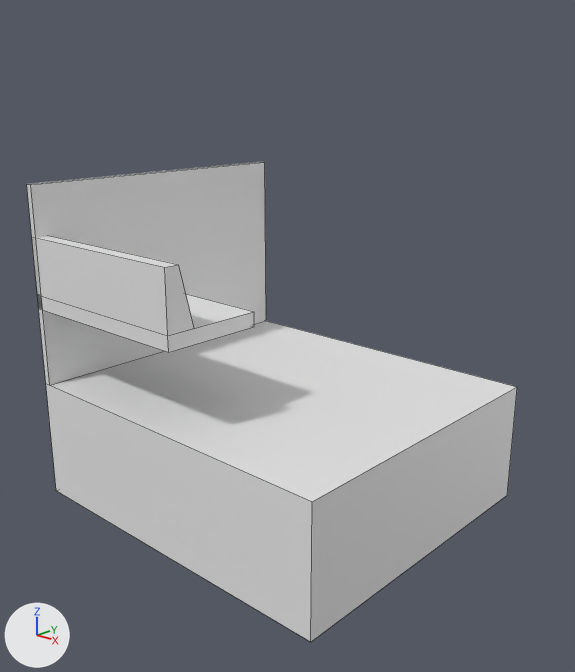
The Blender file Yumekamome/Structure/Blender/運転台.blend, before and after one commit.
Both versions are drawn from a 50 mm camera at (3.61, -2.76, 2.87) aimed at (0.1, 1.06, 1.24). The lights are fixed; the arrows at lower left show +X, +Y and +Z. Mesh edges are drawn as thin lines.

Names of what the first picture shows: '床面高さ', '床面高さ.001', '運転台', '運転台.002'.
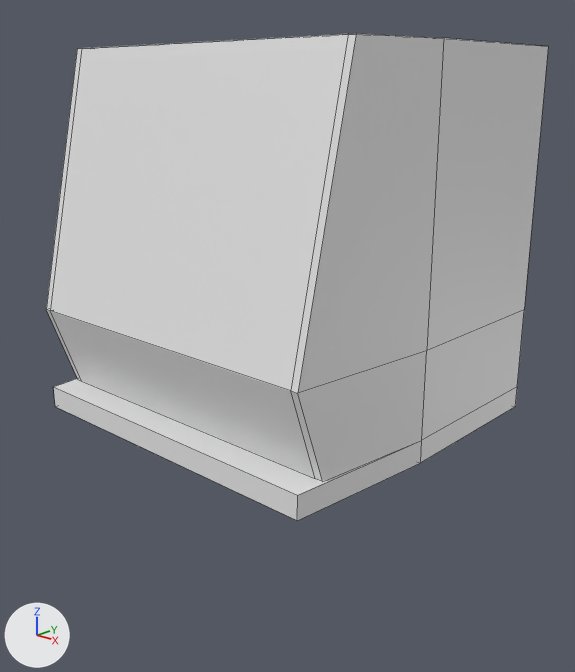
What changed in the scene script:
```text
Change me_立方体_001:
    used by ob_床面高さ; location = (0.0, 0.0, 0.0); scale = (1.25, 1.0, 1.0)
    remove me_立方体_001.from_pydata(...)  # 8 vertices, 6 faces; spans x -1.0..1.0, y 0.0..2.2, z 0.0..0.85
    add me_立方体_001.from_pydata(...)  # 12 vertices, 10 faces; spans x -1.0..1.0, y -1.07..1.13, z -0.08..0.07
    me_立方体_001 part 1: the whole mesh is rebuilt
Change me_立方体_002:
    remove me_立方体_002.from_pydata(...)  # 8 vertices, 6 faces; spans x -0.7..0.7, y -0.5..0.2, z -0.05..0.05
    add me_立方体_002.from_pydata(...)  # 10 vertices, 7 faces; spans x -0.65..0.55, y -0.5..0.1, z -0.05..0.05
    me_立方体_002 part 2: the whole mesh is rebuilt
    add me_立方体_002.materials.append(mat_運転台)  # blue #525dc1
Change me_立方体_003:
    used by ob_床面高さ_001; location = (0.0, 0.0, 0.85); scale = (1.25, 1.0, 1.0)
    remove me_立方体_003.from_pydata(...)  # 8 vertices, 6 faces; spans x -1.0..-0.96, y 0.0..2.2, z 0.0..1.4
    add me_立方体_003.from_pydata(...)  # 18 vertices, 16 faces; spans x -0.05..0.07, y -0.77..0.33, z -0.94..1.31
    me_立方体_003 part 3: the whole mesh is rebuilt
Change me_立方体_005:
    where me_立方体_005.from_pydata(...)  # 8 vertices, 6 faces; spans x -0.7..0.7, y -0.075..0.125, z -0.2..0.2
    me_立方体_005 part 4
    me_立方体_005.vertices[0].co: (-0.7, -0.075, -0.2) -> (-0.475, -0.025, -0.17)  # pixel (37, 294) -> not seen
    me_立方体_005.vertices[1].co: (-0.7, -0.075, 0.2) -> (-0.475, -0.025, 0.15)  # pixel (31, 236) -> not seen
    me_立方体_005.vertices[2].co: (-0.7, 0.125, -0.2) -> (-0.475, 0.025, -0.17)
    me_立方体_005.vertices[3].co: (-0.7, 0.025, 0.2) -> (-0.475, 0.025, 0.15)
    me_立方体_005.vertices[4].co: (0.7, -0.075, -0.2) -> (0.475, -0.025, -0.17)  # pixel (167, 335) -> not seen
    me_立方体_005.vertices[5].co: (0.7, -0.075, 0.2) -> (0.475, -0.025, 0.15)  # pixel (164, 267) -> not seen
    me_立方体_005.vertices[6].co: (0.7, 0.125, -0.2) -> (0.475, 0.025, -0.17)  # pixel (194, 328) -> not seen
    me_立方体_005.vertices[7].co: (0.7, 0.025, 0.2) -> (0.475, 0.025, 0.15)  # pixel (178, 264) -> not seen
    add me_立方体_005.materials.append(mat_運転台黒)  # dark grey #6c6c6c
Add me_立方体_007:
    me_立方体_007.from_pydata([(1.15, 0.2, 0.0), (1.15, 0.4, 2.25), (1.25, 2.2, 0.0), (1.25, 2.2, 2.25), (1.1, 0.2, 0.0), (1.1, 0.4, 2.25), (1.2, 2.2, 0.0), (1.2, 2.2, 2.25), (1.25, 1.0, 0.0), (1.25, 1.0, 2.25), (1.2, 1.0, 0.0), (1.2, 1.0, 2.25), (1.25, 2.2, 0.56), (1.2, 2.2, 0.56), (1.1, 0.0, 0.56), (1.2, 1.0, 0.56), (1.25, 1.0, 0.56), (1.15, 0.0, 0.56)], [], [(16, 9, 3, 12), (12, 3, 7, 13), (15, 11, 5, 14), (8, 10, 4, 0), (11, 9, 1, 5), (7, 3, 9, 11), (2, 6, 10, 8), (14, 5, 1, 17), (13, 7, 11, 15), (8, 16, 12, 2), (2, 12, 13, 6), (10, 15, 14, 4), (4, 14, 17, 0), (6, 13, 15, 10), (0, 17, 16, 8), (17, 1, 9, 16)])
Add me_立方体:
    me_立方体.from_pydata([(-1.0, 0.2, 0.85), (-1.0, 0.4, 3.1), (-1.0, 0.25, 0.85), (-1.0, 0.45, 3.1), (1.0, 0.2, 0.85), (1.0, 0.4, 3.1), (1.0, 0.25, 0.85), (1.0, 0.45, 3.1), (-1.0, 0.05, 1.41), (1.0, 0.05, 1.41), (1.0, 0.0, 1.41), (-1.0, 0.0, 1.41)], [], [(11, 1, 3, 8), (8, 3, 7, 9), (9, 7, 5, 10), (2, 6, 4, 0), (7, 3, 1, 5), (0, 11, 8, 2), (2, 8, 9, 6), (6, 9, 10, 4), (4, 10, 11, 0), (10, 5, 1, 11)])
Change ob_床面高さ:
    ob_床面高さ.location: (0.0, 0.0, 0.0) -> (0.0, 1.067, 0.775)
Change ob_床面高さ_001:
    ob_床面高さ_001.location: (0.0, 0.0, 0.85) -> (-1.192, 0.767, 1.788)
Change ob_運転台_002:
    ob_運転台_002.location: (-0.55, 0.075, 1.7) -> (-0.475, 0.325, 1.65)
    ob_運転台_002.rotation_euler: (0.0, 0.0, 0.0) -> (0.262, 0.0, 0.0)  # degrees (0, 0, 0) -> degrees (15, 0, 0)
Add ob_床面高さ_003:
    ob_床面高さ_003 = bpy.data.objects.new('床面高さ.003', me_立方体_007)
    ob_床面高さ_003.location = (0.0, 0.0, 0.85)
Add ob_立方体:
    ob_立方体 = bpy.data.objects.new('立方体', me_立方体)
    ob_立方体.location = (0.0, 0.0, 0.0)
    ob_立方体.scale = (1.1, 1.0, 1.0)
```

What differs and where, as boxes (x1, y1, x2, y2) in the pictures (575 x 672 px):
'床面高さ', reshaped, moved: before (46, 321, 517, 642); after (54, 378, 517, 521)
'立方体', added: after (50, 34, 348, 478)
'床面高さ.003', added: after (291, 33, 548, 481)
'床面高さ.001', reshaped, moved: before (27, 162, 266, 385); after (46, 48, 82, 381)
'運転台.002', recoloured, reshaped, moved, turned (not visible afterwards): before (32, 236, 194, 336)
'運転台', reshaped (not visible afterwards): before (37, 294, 254, 352)
